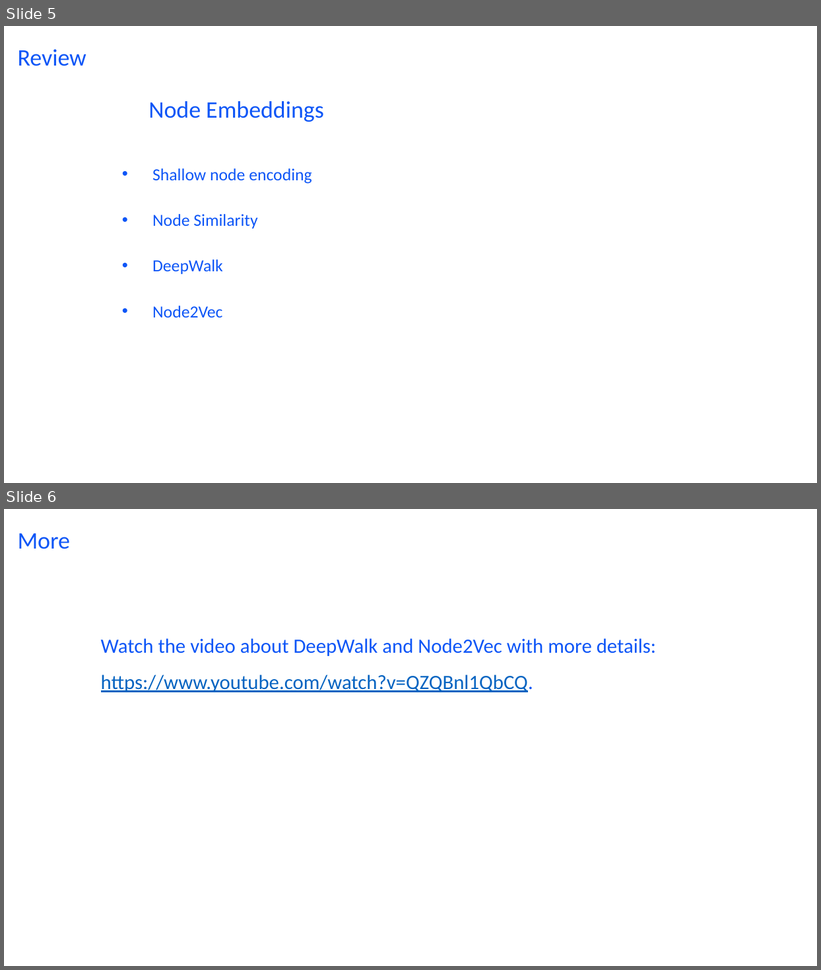
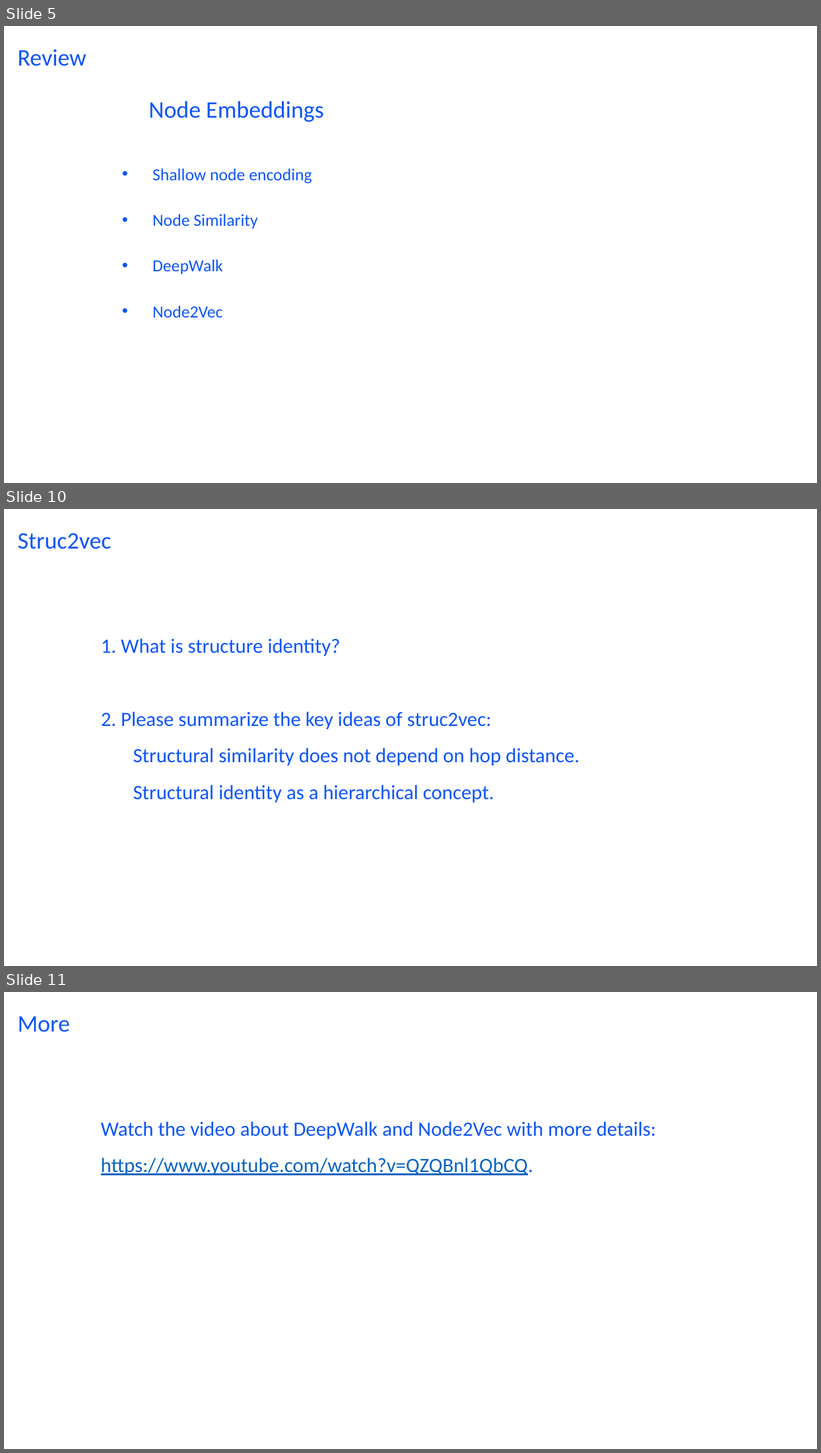
Before and after one commit to wang422003/Complex-Networks_exercise, a slide deck: Slides/Exercise10.pptx. Shown one above the other, each under a label of ours: slides 5 and 6 before the commit, slides 5, 10 and 11 after it; the slides between them are not shown. The pictures are 821x970 and 821x1453 pixels, drawn with LibreOffice and Linux fonts; fonts in the diff are those of the drawing. Boxes give left, top, right and bottom in pixels: in the first picture for what was removed or moved away, otherwise in the second. Text is boxed around its words. In the diff, an @@ line names an element or a change of style, - is before the commit and + after.

```diff
--- a/Slides/Exercise10.pptx
+++ b/Slides/Exercise10.pptx
@@ slide 10 added at [4, 509, 817, 966], background #FFFFFF @@
@@ title added at [18, 533, 112, 549], 28 pt, text #0D55F7 @@
+Struc2vec
@@ text added at [101, 638, 580, 803], 24 pt, text #0D55F7 @@
+1. What is structure identity?
+2. Please summarize the key ideas of struc2vec:
+Structural similarity does not depend on hop distance.
+Structural identity as a hierarchical concept.
@@ what was slide 6 is now slide 11 @@
```
Also in this commit, not shown: 1 slide changed, 4 other slides added, 1 other file.
